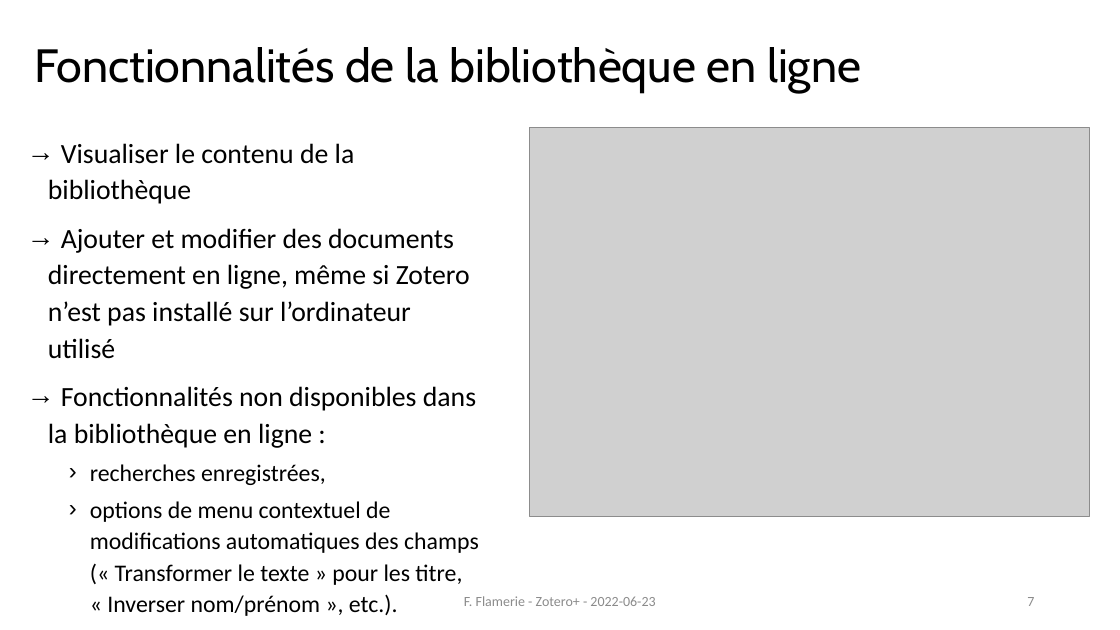
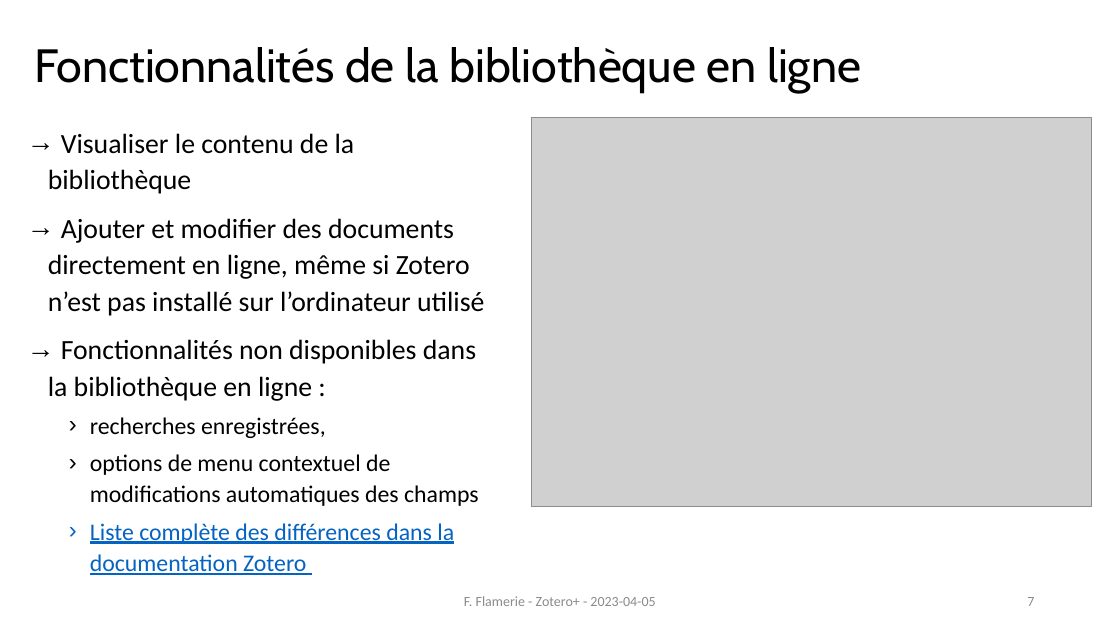
Before and after one commit to fflamerie/formbiblio, a slide deck: slide 7 of docs/module2-2_zotero2.pptx. Drawn at 1120x630 pixels with LibreOffice and Linux fonts; fonts in the diff are those of the drawing; grey boxes stand for pictures. Boxes give left, top, right and bottom in pixels: in the first picture for what was removed or moved away, otherwise in the second. Text is boxed around its words. In the diff, an @@ line names an element or a change of style, - is before the commit and + after.

```diff
--- a/docs/module2-2_zotero2.pptx
+++ b/docs/module2-2_zotero2.pptx
@@ text "Visualiser le contenu de la ...": place and size @@
-text "Visualiser le contenu de la ..." at <box>48,143,479,616</box>
+text "Visualiser le contenu de la ..." at <box>48,133,484,575</box>
@@ picture: place and size @@
-picture at <box>530,128,1090,517</box>
+picture at <box>532,118,1091,507</box>
@@ text at <box>90,454,479,575</box>: text changed @@
-  › options de menu contextuel de modifications automatiques des champs (« Transformer le texte » pour les titre, « Inverser nom/prénom », etc.).
+  › options de menu contextuel de modifications automatiques des champs
+  › Liste complète des différences dans la documentation Zotero
@@ text at <box>464,596,655,606</box>: text changed @@
-F. Flamerie - Zotero+ - 2022-06-23
+F. Flamerie - Zotero+ - 2023-04-05
```
Also in this commit, not shown: 10 other slides changed, 7 other files.
